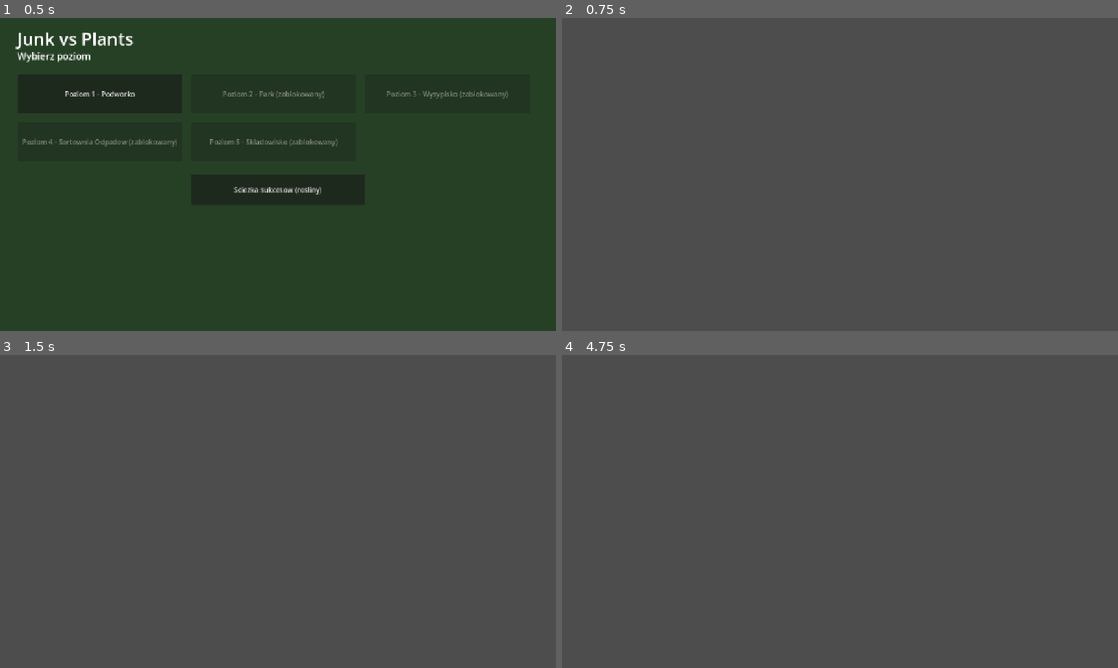
Above: before the commit, frames 1-4 (two rows, left to right).
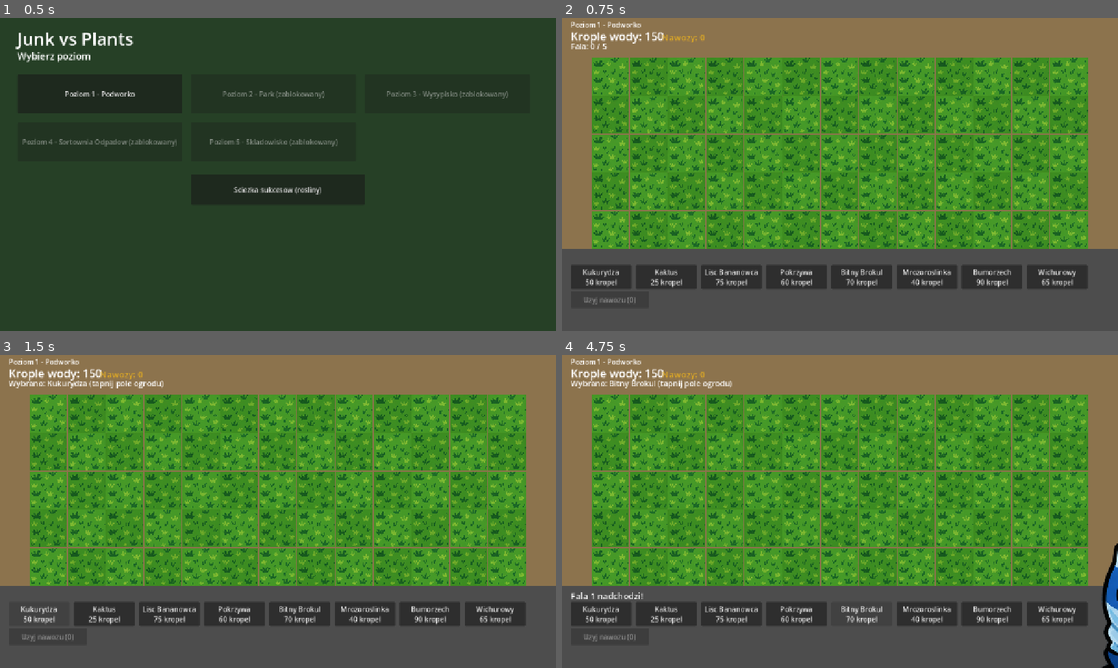
Above: after the commit, the same moments.

Repository: JeanPaulSzefler/education-games
Game: Godot game, scene res://scenes/LevelSelect.tscn
Two runs of this game, one before a commit and one after it. Both use one fixed random seed, a clock stepped at 60 frames per second and the inputs below.
Inputs (mouse positions are in pixels of both pictures, inside the frame that each line leads up to):
- Up to frame 1 (0.5 s): no input
- Up to frame 2 (0.75 s): click "Poziom 1 - Podworko" at 0.5 s
- Up to frame 3 (1.5 s): click (38, 614) at 1.25 s, where only the run after the commit has a clickable "Kukurydza 50 kropel"
- Up to frame 4 (4.75 s): click (667, 614) at 2 s, where only the run after the commit has a clickable "Kaktus 25 kropel"; click (728, 614) at 2.75 s, where only the run after the commit has a clickable "Lisc Bananowca 75 kropel"; click (795, 614) at 3.5 s, where only the run after the commit has a clickable "Pokrzywa 60 kropel"; click (862, 614) at 4.25 s, where only the run after the commit has a clickable "Bitny Brokul 70 kropel"

Frame 1 is identical in both runs. In frame 2, 79% of the frame differs, in the area x 0-100%, y 0-92%; in frame 3, 79%; in frame 4, 80%, in the area x 0-100%, y 0-100%.
Error before the commit: Parse Error: Cannot use subscript operator on a base of type "null". (res://scripts/main.gd:673)

Commit message:
Fix static type error on _plant_ahead subscript access
_plant_ahead had no declared return type, so GDScript's static analyzer
inferred it as returning null (from the "return null" line), making
every variable assigned from it untyped-as-null and rejecting subscript
access like bite_target["hp"] at compile time. Declaring the return
type as Variant fixes this for all four call sites.

Co-Authored-By: Claude Sonnet 5 <noreply@anthropic.com>

Diff:
--- a/junk-vs-plants/scripts/main.gd
+++ b/junk-vs-plants/scripts/main.gd
@@ -594,7 +594,7 @@
 	if reached_house:
 		_lose_game()
 
-func _plant_ahead(e: Dictionary):
+func _plant_ahead(e: Dictionary) -> Variant:
 	var col := int((e["x"] - GRID_LEFT) / CELL)
 	col = clamp(col, 0, COLS - 1)
 	var candidate = grid_occupancy[col][e["row"]]
